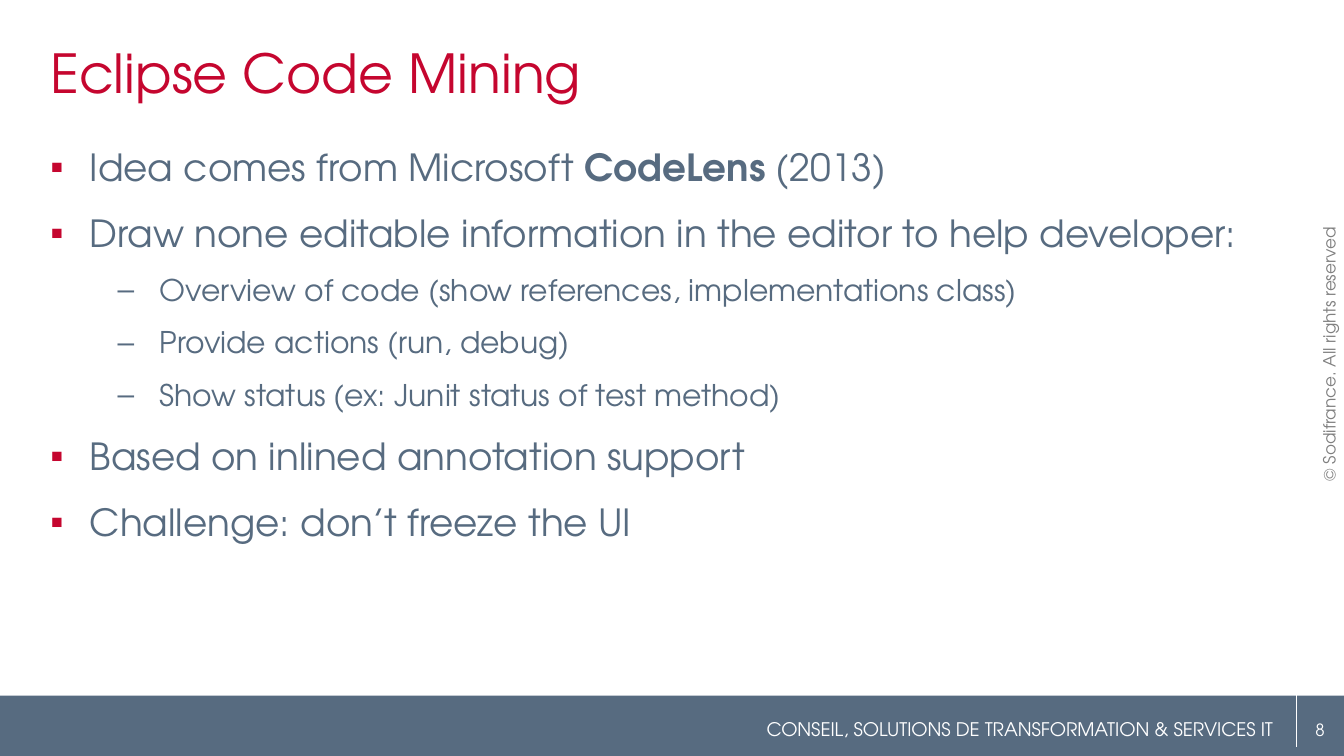
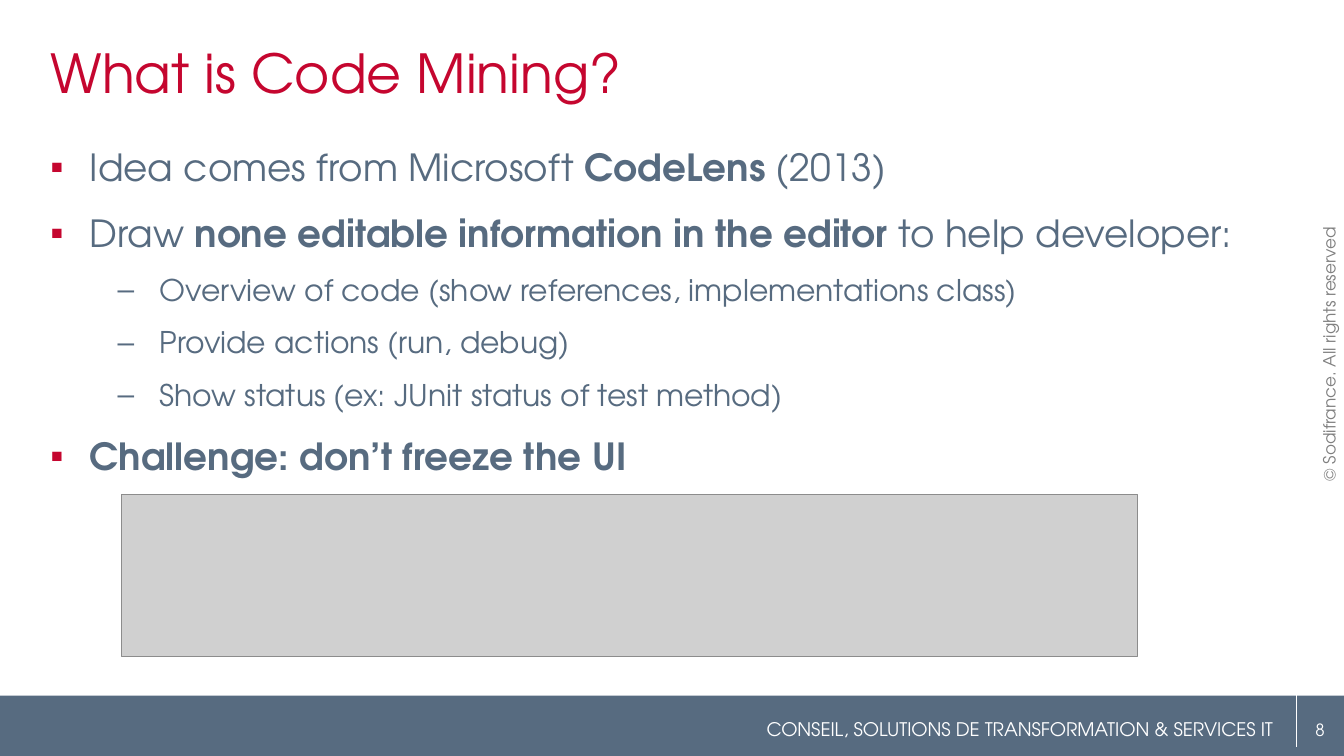
Before and after one commit to angelozerr/EclipseConFrance2018, a slide deck: slide 8 of EclipseConFrance2018_CodeMining.pptx. Drawn at 1344x756 pixels with LibreOffice and Linux fonts; fonts in the diff are those of the drawing; grey boxes stand for pictures; background and template pictures are left out. Boxes give left, top, right and bottom in pixels: in the first picture for what was removed or moved away, otherwise in the second. Text is boxed around its words. In the diff, an @@ line names an element or a change of style, - is before the commit and + after.

Commit message:
Add CodeMining process

```diff
--- a/EclipseConFrance2018_CodeMining.pptx
+++ b/EclipseConFrance2018_CodeMining.pptx
@@ title at bbox=[50, 52, 621, 105]: text changed @@
-Eclipse Code Mining
+What is Code Mining?
@@ text at bbox=[90, 218, 1231, 478]: bold on in "none editable information in the editor", "Challenge: don’t freeze the UI" @@
@@ text at bbox=[160, 383, 783, 413]: text changed @@
-  – Show status (ex: Junit status of test method)
-▪ Based on inlined annotation support
+  – Show status (ex: JUnit status of test method)
@@ picture added at bbox=[122, 495, 1138, 656] @@
```
Also in this commit, not shown: 7 other slides changed, 3 slides added.
